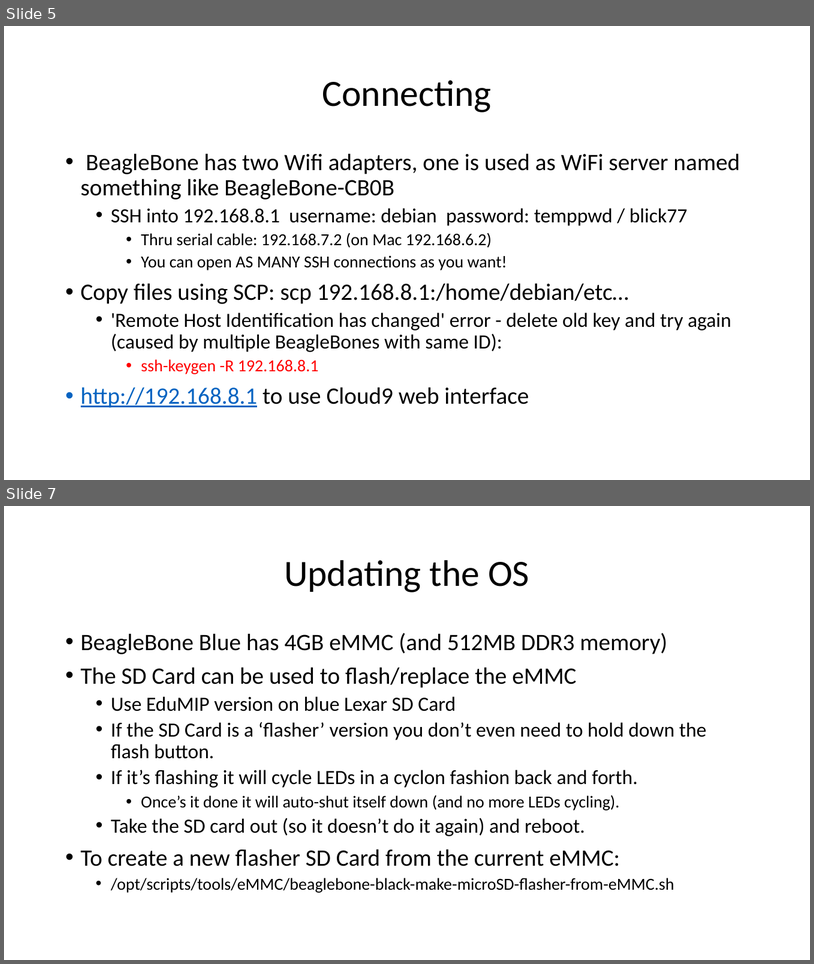
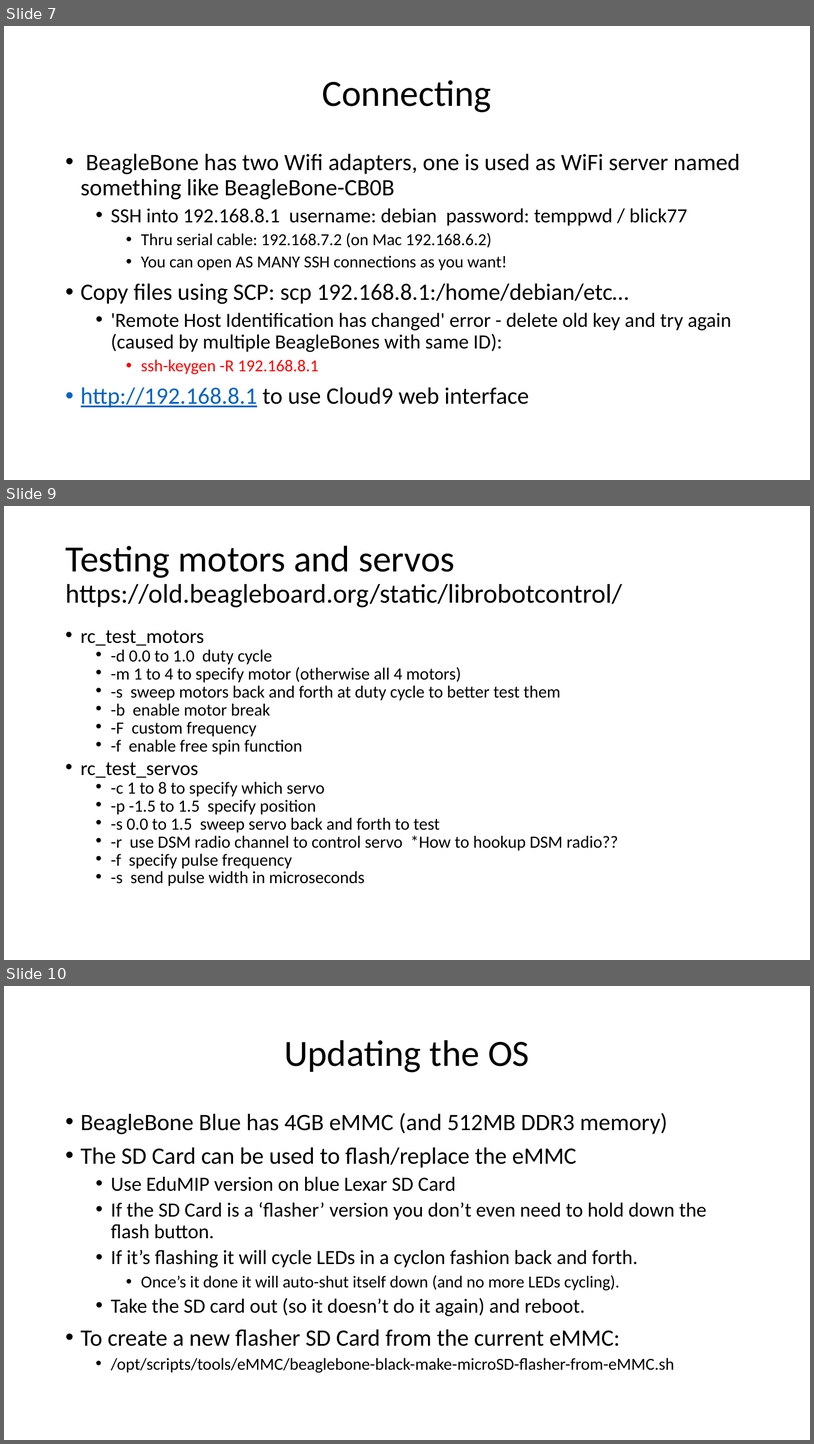
Before and after one commit to gigaprog/p_presentations, a slide deck: embedded/BeagleBone/BeagleBoneBlue.pptx. Shown one above the other, each under a label of ours: slides 5 and 7 before the commit, slides 7, 9 and 10 after it; the slides between them are not shown. The pictures are 814x964 and 814x1444 pixels, drawn with LibreOffice and Linux fonts; fonts in the diff are those of the drawing. Boxes give left, top, right and bottom in pixels: in the first picture for what was removed or moved away, otherwise in the second. Text is boxed around its words. In the diff, an @@ line names an element or a change of style, - is before the commit and + after.

```diff
--- a/embedded/BeagleBone/BeagleBoneBlue.pptx
+++ b/embedded/BeagleBone/BeagleBoneBlue.pptx
@@ slide 9 added at bbox=[4, 506, 810, 960], background #FFFFFF @@
@@ title added at bbox=[65, 546, 622, 607], 32 pt, text #000000 @@
+Testing motors and servos
+https://old.beagleboard.org/static/librobotcontrol/
@@ text added at bbox=[81, 630, 618, 886], 20.4 pt, text #000000 @@
+• rc_test_motors
+  • -d 0.0 to 1.0 duty cycle
+  • -m 1 to 4 to specify motor (otherwise all 4 motors)
+  • -s sweep motors back and forth at duty cycle to better test them
+  • -b enable motor break
+  • -F custom frequency
+  • -f enable free spin function
+• rc_test_servos
+  • -c 1 to 8 to specify which servo
+  • -p -1.5 to 1.5 specify position
+  • -s 0.0 to 1.5 sweep servo back and forth to test
+  • -r use DSM radio channel to control servo *How to hookup DSM radio??
+  • -f specify pulse frequency
+  • -s send pulse width in microseconds
@@ what was slide 5 is now slide 7 @@
@@ what was slide 7 is now slide 10 @@
```
Also in this commit, not shown: 4 slides changed, 4 other slides added, 3 other files.
